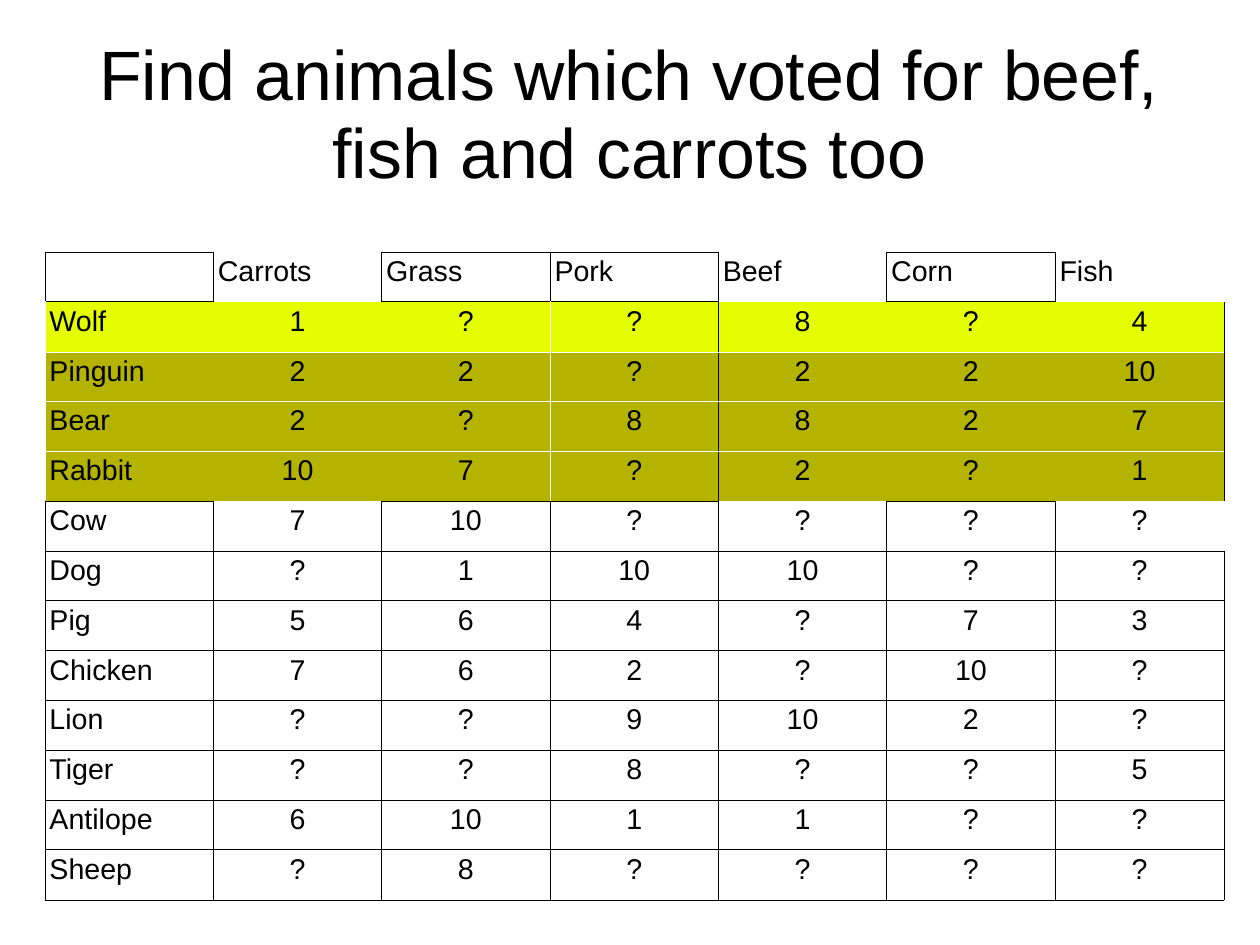
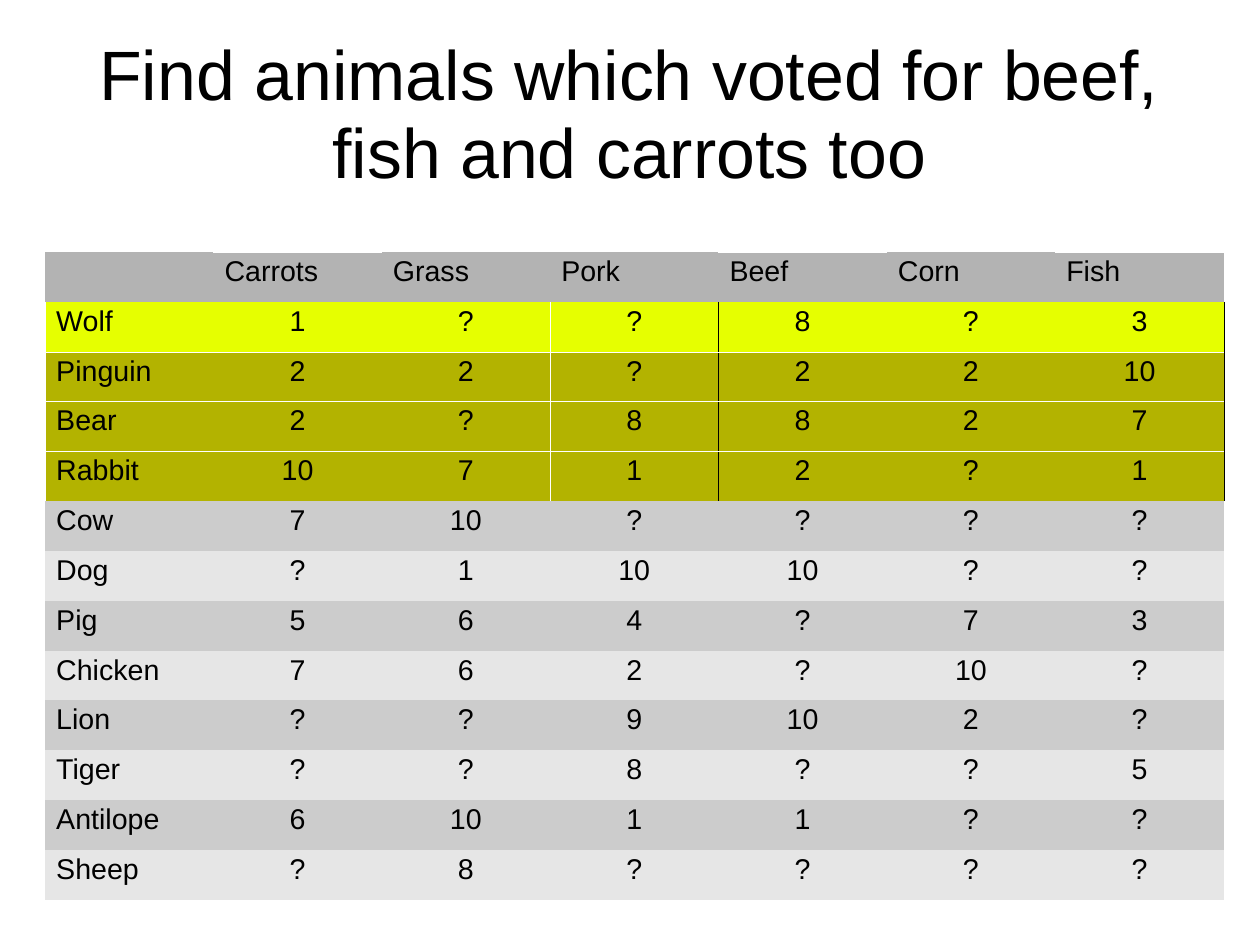
Before and after one commit to ManuelB/facebook-recommender-demo, a slide deck: slide 24 of docs/Talk-BedCon-Berlin-2012.odp (slide 21 before the commit). Drawn at 1260x945 pixels with LibreOffice and Linux fonts; fonts in the diff are those of the drawing; background and template pictures are left out. Boxes give left, top, right and bottom in pixels: in the first picture for what was removed or moved away, otherwise in the second. Text is boxed around its words. In the diff, an @@ line names an element or a change of style, - is before the commit and + after.

```diff
--- a/docs/Talk-BedCon-Berlin-2012.odp
+++ b/docs/Talk-BedCon-Berlin-2012.odp
@@ table at (45,252,1222,900) @@
-row 2, column 7: 4
+row 2, column 7: 3
-row 5, column 4: ?
+row 5, column 4: 1
@@ fill none to #B3B3B3 in 6 cells @@
@@ fill none to #CCCCCC in 28 cells @@
@@ fill none to #E6E6E6 in 28 cells @@
@@ borders changed @@
```
Also in this commit, not shown: 8 other slides changed, 11 slides added, 2 slides removed, 7 other files.
